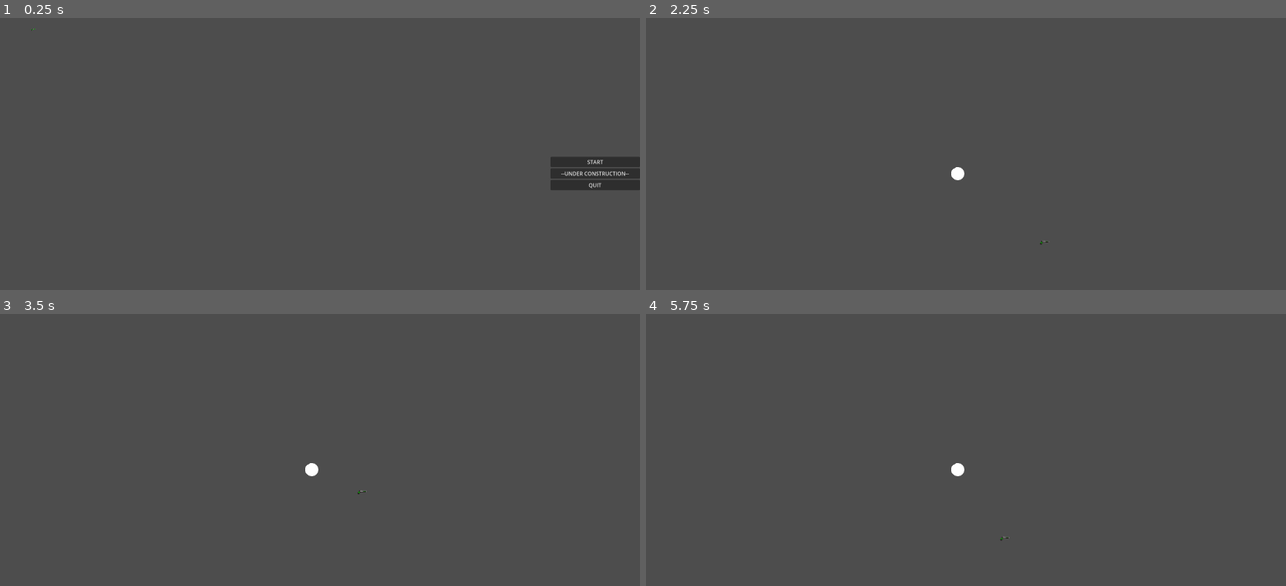
Above: before the commit, frames 1-4 (two rows, left to right).
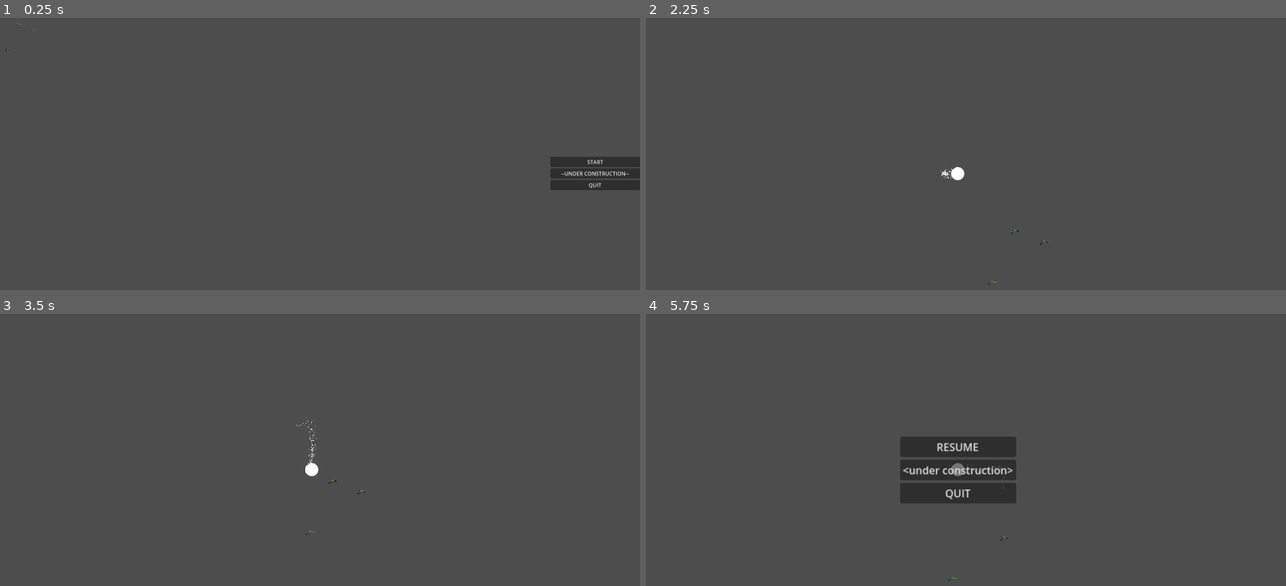
Above: after the commit, the same moments.

Repository: JeanShark-dev/godot-rock-survival
Game: Godot game, scene res://Main.tscn
Two runs of this game, one before a commit and one after it. Both use one fixed random seed, a clock stepped at 60 frames per second and the inputs below.
Inputs (mouse positions are in pixels of both pictures, inside the frame that each line leads up to):
- Up to frame 1 (0.25 s): no input
- Up to frame 2 (2.25 s): click "--UNDER CONSTRUCTION--" at 0.5 s; click "START" at 1.25 s; tap Enter at 2 s; move the mouse to (1100, 156) at 2.02 s; hold D (gp_right) from 2.03 s (still down); tap E (gp_use, bound only after the commit) at 2.1 s
- Up to frame 3 (3.5 s): click (454, 452) at 2.3 s; move the mouse to (179, 488) at 2.77 s; release D (gp_right) at 2.78 s; hold S (gp_down) from 2.78 s (still down); click (179, 488) at 2.85 s; tap E (gp_use, bound only after the commit) at 3.05 s
- Up to frame 4 (5.75 s): move the mouse to (1023, 390) at 3.52 s; release S (gp_down) at 3.53 s; hold D (gp_right) 3.53-4.28 s; tap E (gp_use, bound only after the commit) at 3.6, 4.55, 5.1 s; click (1023, 390) at 3.8 s; move the mouse to (927, 539) at 4.27 s; hold W (gp_up) 4.28-5.03 s; click (927, 539) at 4.35 s; move the mouse to (1151, 523) at 5.02 s; hold A (gp_left) from 5.03 s (still down); click (1151, 523) at 5.3 s; tap Escape (ui_cancel) at 5.65 s

The runs differ from the first frame. In frame 1, less than 0.1% of the frame differs, in the area x 0-4%, y 1-13%; in frame 2, less than 0.1%; in frame 3, less than 0.1%; in frame 4, 3.8%, in the area x 39-58%, y 45-99%.

Commit message:
weapon pickup works now + shooting works

Diff:
--- /dev/null
+++ b/GUI.gd
@@ -0,0 +1,20 @@
+extends Control
+
+
+var mainNode
+func _ready():
+	mainNode = get_parent().get_parent().get_parent().get_parent()
+
+
+# Called every frame. 'delta' is the elapsed time since the previous frame.
+func _process(delta):
+	if Input.is_action_just_pressed("ui_cancel"):
+		$PauseMenu.visible = !$PauseMenu.visible
+
+
+func _on_resume_button_pressed():
+	$PauseMenu.visible = !$PauseMenu.visible
+
+
+func _on_quit_button_pressed():
+	mainNode.QUIT()
--- a/Main.tscn
+++ b/Main.tscn
@@ -45,5 +45,11 @@
 [node name="WeaponPickup" parent="." instance=ExtResource("2_hxktq")]
 position = Vector2(151, 104)
 
+[node name="WeaponPickup2" parent="." instance=ExtResource("2_hxktq")]
+position = Vector2(107, 88)
+
+[node name="WeaponPickup3" parent="." instance=ExtResource("2_hxktq")]
+position = Vector2(73, 165)
+
 [connection signal="pressed" from="MainMenu/ButtonContainer/StartButton" to="." method="_on_start_button_pressed"]
 [connection signal="pressed" from="MainMenu/ButtonContainer/QuitButton" to="." method="_on_quit_button_pressed"]
--- a/WeaponPickup.gd
+++ b/assets/scripts/WeaponPickup.gd
@@ -8,6 +8,7 @@
 func _ready():
 	$Sprite2D.texture = weaponSprite
 	$Sprite2D.apply_scale(Vector2(spriteSize, spriteSize))
+	self.add_to_group("weaponPickup", true)
 
 func toolTipShow():
 	$Tooltip.show()
--- a/assets/scripts/WeaponsContainer.gd
+++ b/assets/scripts/WeaponsContainer.gd
@@ -5,24 +5,33 @@
 
 
 func _process(delta):
-	pass
+	if Input.is_action_just_pressed("gp_use")  && pickupCandidate != null:
+		pickWeapon(pickupCandidate)
 
 
+func pickWeapon(weapon):
+	if weapon.is_in_group("weaponPickup") && $WeaponSlot.get_child_count() ==0:
+		$WeaponSlot.add_child(weapon.weapon)
+		weapon.queue_free()
 
 func _on_area_entered(area):
-	print("area found")
-	if area.has_method("toolTipShow"):
-		print("area is pickuppable")
+	if pickupCandidate == null:
+		pickupCandidate = area
+	if area.is_in_group("weaponPickup"):
 		candidateHide()
 		pickupCandidate = area
 		candidateShow()
 
 func candidateShow():
-	print("candidate show")
-	if pickupCandidate.has_method("toolTipShow"):
+	if pickupCandidate.is_in_group("weaponPickup") && pickupCandidate != null:
 		pickupCandidate.toolTipShow()
 
 func candidateHide():
-	print("candidate hide")
-	if pickupCandidate.has_method("toolTipHide"):
+	if pickupCandidate.is_in_group("weaponPickup") && pickupCandidate != null:
 		pickupCandidate.toolTipHide()
+
+
+func _on_area_exited(area):
+	if area.is_in_group("weaponPickup") && pickupCandidate != null:
+		pickupCandidate.toolTipHide()
+		pickupCandidate = null
--- a/assets/scripts/flintlock_pistol.gd
+++ b/assets/scripts/flintlock_pistol.gd
@@ -1,33 +1,60 @@
 extends Node2D
 
 
+@onready var ammoManager = get_parent().get_parent().get_parent().get_parent().get_parent()
+@onready var player = get_parent().get_parent()
 var type = "Flintlock"
 var AmmoType = "Flintlock Bullet"
-var ammo = preload("res://flintlock_bullet.tscn").instantiate()
+var ammo = preload("res://flintlock_bullet.tscn")
 @export var spread = 0.0
 @export var barrelLength = 0.0
 
 var isChambered = false
 var isCocked = false
+var isReady = true
+
+func _process(_delta):
+	if Input.is_action_just_pressed("mouse0") && isReady:
+		if isChambered && isCocked:
+			Shoot()
+			return
+		if !isChambered:
+			Chamber()
+			return
+		if !isCocked:
+			Cock()
+			return
 
 func Chamber():
 	$ChamberSound.play()
 	$ChamberTimer.start()
+	isReady = false
 
 
 func Cock():
 	$CockSound.play()
 	$CockTimer.start()
+	isReady = false
 
 
 func Shoot():
 	isChambered = false
 	isCocked = false
 
+	isReady = true
+	var bullet = ammo.instantiate()
+	ammoManager.add_child(bullet)
+	bullet.position = player.global_position + get_local_mouse_position().normalized()*barrelLength
+	#bullet.look_at(get_global_mouse_position())
+	bullet.apply_central_impulse(get_local_mouse_position().normalized()*1000)
+
+	$GunshotSound.play()
 
 func _on_chamber_timer_timeout():
 	isChambered = true
+	isReady = true
 
 
 func _on_cock_timer_timeout():
 	isCocked = true
+	isReady = true
--- a/flintlock_pistol.tscn
+++ b/flintlock_pistol.tscn
@@ -20,8 +20,11 @@
 stream = ExtResource("4_00kr6")
 
 [node name="ChamberTimer" type="Timer" parent="."]
+one_shot = true
 
 [node name="CockTimer" type="Timer" parent="."]
+wait_time = 0.25
+one_shot = true
 
 [connection signal="timeout" from="ChamberTimer" to="." method="_on_chamber_timer_timeout"]
 [connection signal="timeout" from="CockTimer" to="." method="_on_cock_timer_timeout"]
--- a/player_container.tscn
+++ b/player_container.tscn
@@ -1,7 +1,20 @@
-[gd_scene load_steps=6 format=3 uid="uid://cfb7jvlg72vho"]
+[gd_scene load_steps=8 format=3 uid="uid://cfb7jvlg72vho"]
 
 [ext_resource type="Script" path="res://assets/scripts/PlayerMovement.gd" id="1_m3egy"]
 [ext_resource type="Script" path="res://assets/scripts/WeaponsContainer.gd" id="2_kxgat"]
+[ext_resource type="Script" path="res://GUI.gd" id="3_ny2t6"]
+
+[sub_resource type="ParticleProcessMaterial" id="ParticleProcessMaterial_vxu8l"]
+lifetime_randomness = 1.0
+emission_shape = 1
+emission_sphere_radius = 9.08
+particle_flag_disable_z = true
+spread = 180.0
+gravity = Vector3(0, 0, 0)
+initial_velocity_min = 2.0
+initial_velocity_max = 5.0
+orbit_velocity_min = 0.0
+orbit_velocity_max = 0.0
 
 [sub_resource type="CircleShape2D" id="CircleShape2D_khiof"]
 
@@ -13,8 +26,8 @@
 "speed": 5.0
 }]
 
-[sub_resource type="CircleShape2D" id="CircleShape2D_trq2l"]
-radius = 25.02
+[sub_resource type="CircleShape2D" id="CircleShape2D_j2aqs"]
+radius = 24.1868
 
 [node name="PlayerContainer" type="Node2D"]
 
@@ -22,6 +35,10 @@
 motion_mode = 1
 script = ExtResource("1_m3egy")
 baseSpeed = 100.0
+
+[node name="GPUParticles2D" type="GPUParticles2D" parent="PlayerRigidBody"]
+amount = 200
+process_material = SubResource("ParticleProcessMaterial_vxu8l")
 
 [node name="Polygon2D" type="Polygon2D" parent="PlayerRigidBody"]
 polygon = PackedVector2Array(0, -10, 4, -9, 7, -7, 9, -4, 10, 0, 9, 4, 7, 7, 4, 9, 0, 10, -4, 9, -7, 7, -9, 5, -10, 2, -10, 0, -10, -2, -9, -5, -7, -7, -5, -8, -2, -10)
@@ -36,11 +53,47 @@
 [node name="Camera2D" type="Camera2D" parent="PlayerRigidBody"]
 zoom = Vector2(2, 2)
 
-[node name="WeaponsContainer" type="Area2D" parent="PlayerRigidBody"]
-collision_layer = 4
-collision_mask = 4
-monitorable = false
+[node name="WeaponContainer" type="Area2D" parent="PlayerRigidBody"]
 script = ExtResource("2_kxgat")
 
-[node name="PickupRadius" type="CollisionShape2D" parent="PlayerRigidBody/WeaponsContainer"]
-shape = SubResource("CircleShape2D_trq2l")
+[node name="CollisionShape2D" type="CollisionShape2D" parent="PlayerRigidBody/WeaponContainer"]
+shape = SubResource("CircleShape2D_j2aqs")
+
+[node name="WeaponSlot" type="Node2D" parent="PlayerRigidBody/WeaponContainer"]
+
+[node name="GUI" type="Control" parent="PlayerRigidBody"]
+layout_mode = 3
+anchors_preset = 15
+anchor_right = 1.0
+anchor_bottom = 1.0
+grow_horizontal = 2
+grow_vertical = 2
+script = ExtResource("3_ny2t6")
+
+[node name="PauseMenu" type="VBoxContainer" parent="PlayerRigidBody/GUI"]
+visible = false
+layout_mode = 1
+anchors_preset = 13
+anchor_left = 0.5
+anchor_right = 0.5
+anchor_bottom = 1.0
+grow_horizontal = 2
+grow_vertical = 2
+
+[node name="ResumeButton" type="Button" parent="PlayerRigidBody/GUI/PauseMenu"]
+layout_mode = 2
+text = "RESUME"
+
+[node name="OptionsButton" type="Button" parent="PlayerRigidBody/GUI/PauseMenu"]
+layout_mode = 2
+text = "<under construction>
+"
+
+[node name="QuitButton" type="Button" parent="PlayerRigidBody/GUI/PauseMenu"]
+layout_mode = 2
+text = "QUIT"
+
+[connection signal="area_entered" from="PlayerRigidBody/WeaponContainer" to="PlayerRigidBody/WeaponContainer" method="_on_area_entered"]
+[connection signal="area_exited" from="PlayerRigidBody/WeaponContainer" to="PlayerRigidBody/WeaponContainer" method="_on_area_exited"]
+[connection signal="pressed" from="PlayerRigidBody/GUI/PauseMenu/ResumeButton" to="PlayerRigidBody/GUI" method="_on_resume_button_pressed"]
+[connection signal="pressed" from="PlayerRigidBody/GUI/PauseMenu/QuitButton" to="PlayerRigidBody/GUI" method="_on_quit_button_pressed"]
--- a/project.godot
+++ b/project.godot
@@ -12,7 +12,7 @@
 
 config/name="Godot-rock-survival"
 run/main_scene="res://Main.tscn"
-config/features=PackedStringArray("4.0", "Forward Plus")
+config/features=PackedStringArray("4.1", "Forward Plus")
 config/icon="res://assets/sprites/icon.svg"
 
 [display]
@@ -43,6 +43,16 @@
 "events": [Object(InputEventKey,"resource_local_to_scene":false,"resource_name":"","device":-1,"window_id":0,"alt_pressed":false,"shift_pressed":false,"ctrl_pressed":false,"meta_pressed":false,"pressed":false,"keycode":0,"physical_keycode":68,"key_label":0,"unicode":100,"echo":false,"script":null)
 ]
 }
+gp_use={
+"deadzone": 0.5,
+"events": [Object(InputEventKey,"resource_local_to_scene":false,"resource_name":"","device":-1,"window_id":0,"alt_pressed":false,"shift_pressed":false,"ctrl_pressed":false,"meta_pressed":false,"pressed":false,"keycode":0,"physical_keycode":69,"key_label":0,"unicode":101,"echo":false,"script":null)
+]
+}
+mouse0={
+"deadzone": 0.5,
+"events": [Object(InputEventMouseButton,"resource_local_to_scene":false,"resource_name":"","device":-1,"window_id":0,"alt_pressed":false,"shift_pressed":false,"ctrl_pressed":false,"meta_pressed":false,"button_mask":1,"position":Vector2(198, 21),"global_position":Vector2(202, 64),"factor":1.0,"button_index":1,"canceled":false,"pressed":true,"double_click":false,"script":null)
+]
+}
 
 [layer_names]
 
@@ -52,3 +62,7 @@
 
 2d/default_gravity=981.0
 2d/default_gravity_vector=Vector2(0, 0)
+
+[rendering]
+
+environment/defaults/default_clear_color=Color(0.301961, 0.301961, 0.301961, 1)
--- a/weapon_pickup.tscn
+++ b/weapon_pickup.tscn
@@ -1,14 +1,11 @@
 [gd_scene load_steps=3 format=3 uid="uid://u1ocuprm86pk"]
 
-[ext_resource type="Script" path="res://WeaponPickup.gd" id="1_rt7oc"]
+[ext_resource type="Script" path="res://assets/scripts/WeaponPickup.gd" id="1_nr5d2"]
 
 [sub_resource type="CircleShape2D" id="CircleShape2D_q0c36"]
 
 [node name="WeaponPickup" type="Area2D"]
-collision_layer = 4
-collision_mask = 4
-monitoring = false
-script = ExtResource("1_rt7oc")
+script = ExtResource("1_nr5d2")
 spriteSize = 0.1
 
 [node name="Sprite2D" type="Sprite2D" parent="."]
Not shown, changed: assets/project files/AMBIENT-01.mmpz
Not shown, changed: assets/project files/AMBIENT-01.mmpz.bak
